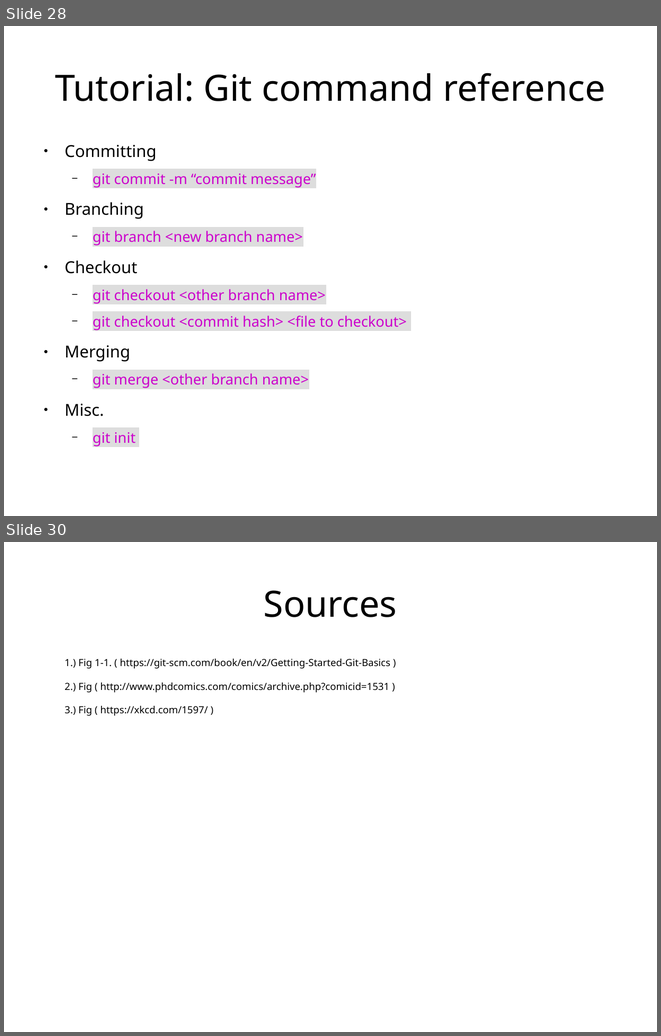
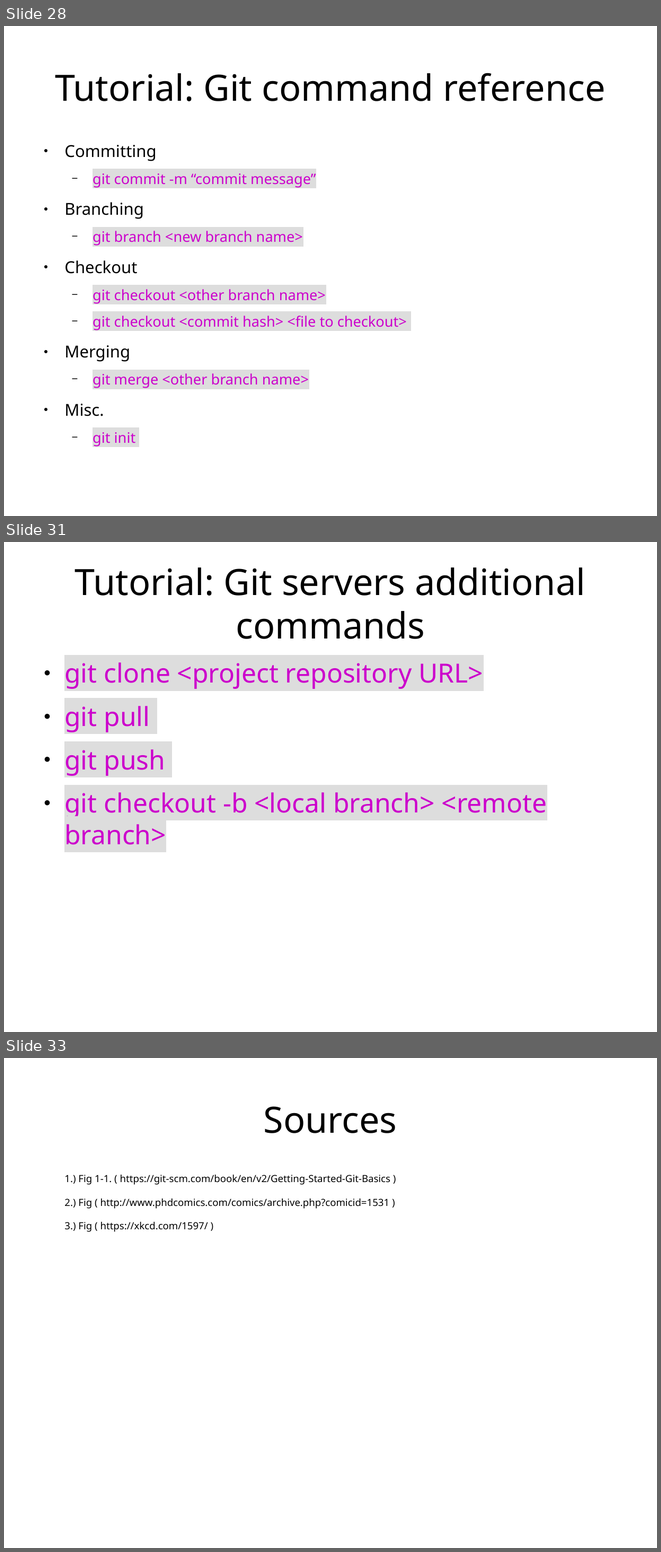
Before and after one commit to ethanwillis/git_presentation, a slide deck: git_presentation_slideshow.odp. Shown one above the other, each under a label of ours: slides 28 and 30 before the commit, slides 28, 31 and 33 after it; the slides between them are not shown. The pictures are 661x1036 and 661x1552 pixels, drawn with LibreOffice and Linux fonts; fonts in the diff are those of the drawing. Boxes give left, top, right and bottom in pixels: in the first picture for what was removed or moved away, otherwise in the second. Text is boxed around its words. In the diff, an @@ line names an element or a change of style, - is before the commit and + after.

Commit message:
Added new stuff about remotes.

```diff
--- a/git_presentation_slideshow.odp
+++ b/git_presentation_slideshow.odp
@@ slide 31 added at (4, 542, 657, 1032), background #FFFFFF @@
@@ title added at (75, 567, 585, 639), 44 pt, text #000000 @@
+Tutorial: Git servers additional commands
@@ text added at (64, 662, 547, 845), 32 pt, text #CC00CC @@
+● git clone <project repository URL>
+● git pull
+● git push
+● git checkout -b <local branch> <remote branch>
@@ what was slide 30 is now slide 33 @@
```
Also in this commit, not shown: 3 other slides added, 1 slide removed.
